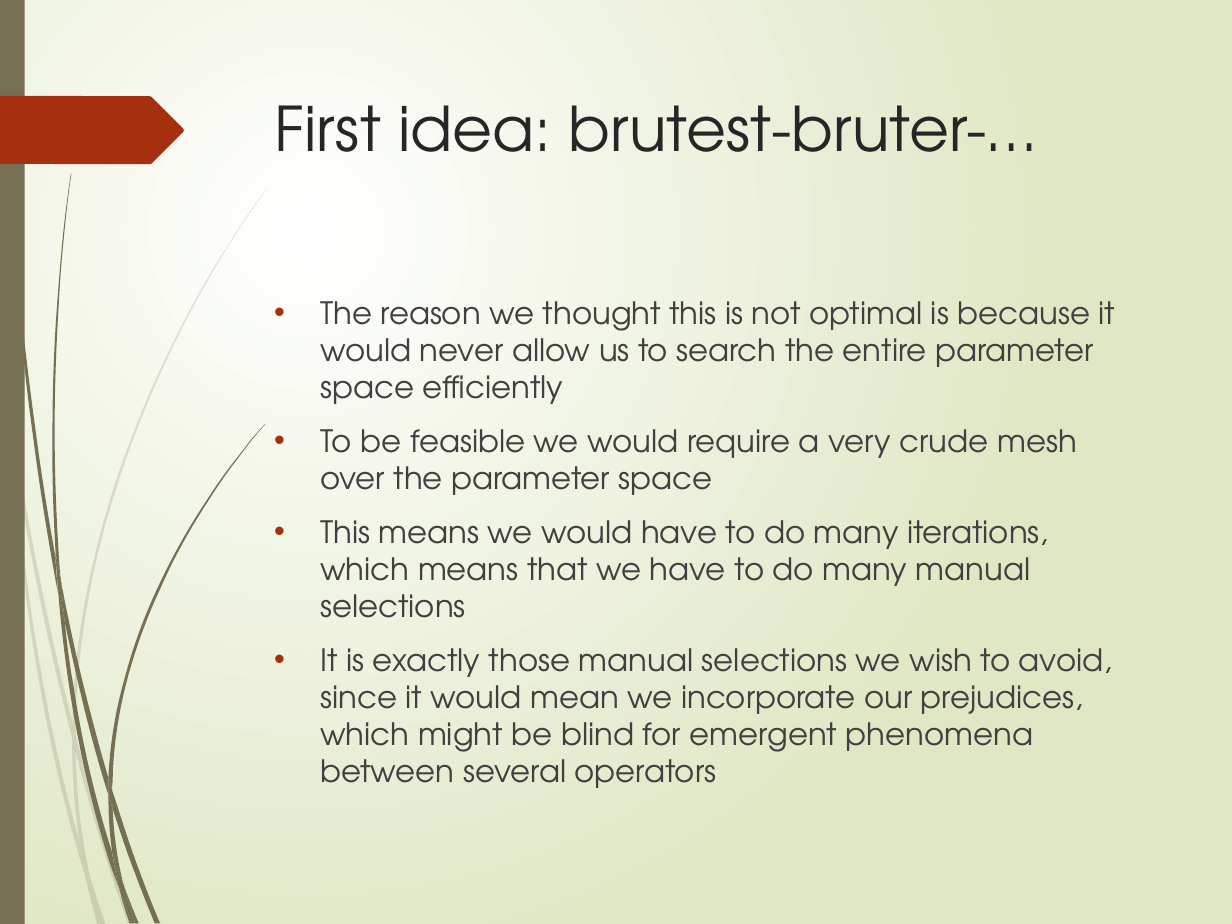
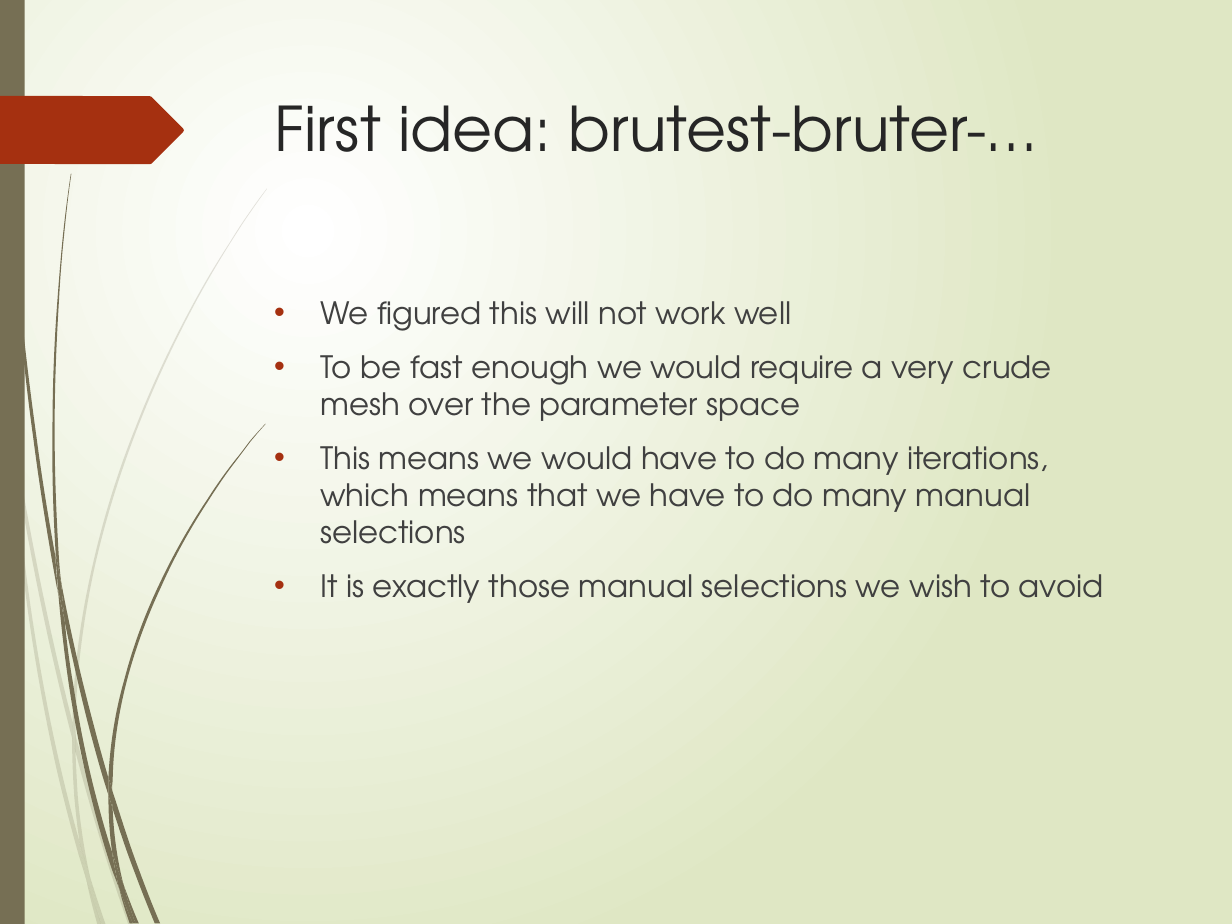
Before and after one commit to toonn/genalg, a slide deck: slide 4 of presentatie1911.pptx. Drawn at 1232x924 pixels with LibreOffice and Linux fonts; fonts in the diff are those of the drawing. Boxes give left, top, right and bottom in pixels: in the first picture for what was removed or moved away, otherwise in the second. Text is boxed around its words. In the diff, an @@ line names an element or a change of style, - is before the commit and + after.

```diff
--- a/presentatie1911.pptx
+++ b/presentatie1911.pptx
@@ text at [320, 301, 1052, 421]: text changed @@
-• The reason we thought this is not optimal is because it would never allow us to search the entire parameter space efficiently
-• To be feasible we would require a very crude mesh over the parameter space
+• We figured this will not work well
+• To be fast enough we would require a very crude mesh over the parameter space
@@ text at [320, 574, 1104, 603]: text changed @@
-• It is exactly those manual selections we wish to avoid, since it would mean we incorporate our prejudices, which might be blind for emergent phenomena between several operators
+• It is exactly those manual selections we wish to avoid
```
Also in this commit, not shown: 4 other slides changed, 5 other files.
